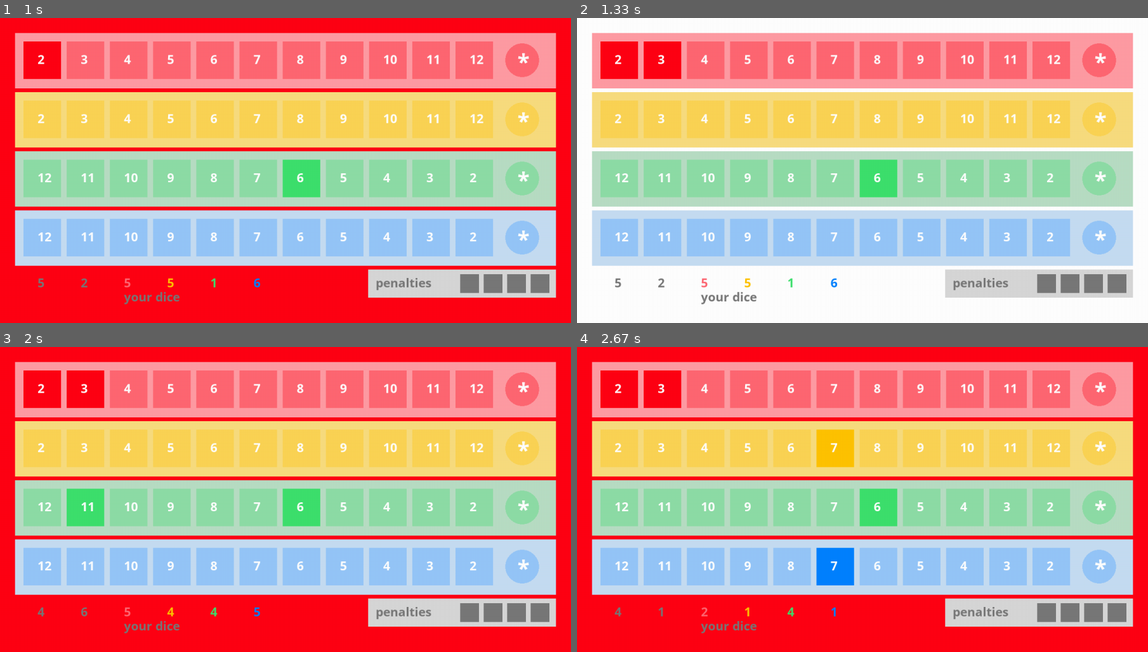
Above: before the commit, frames 1-4 (two rows, left to right).
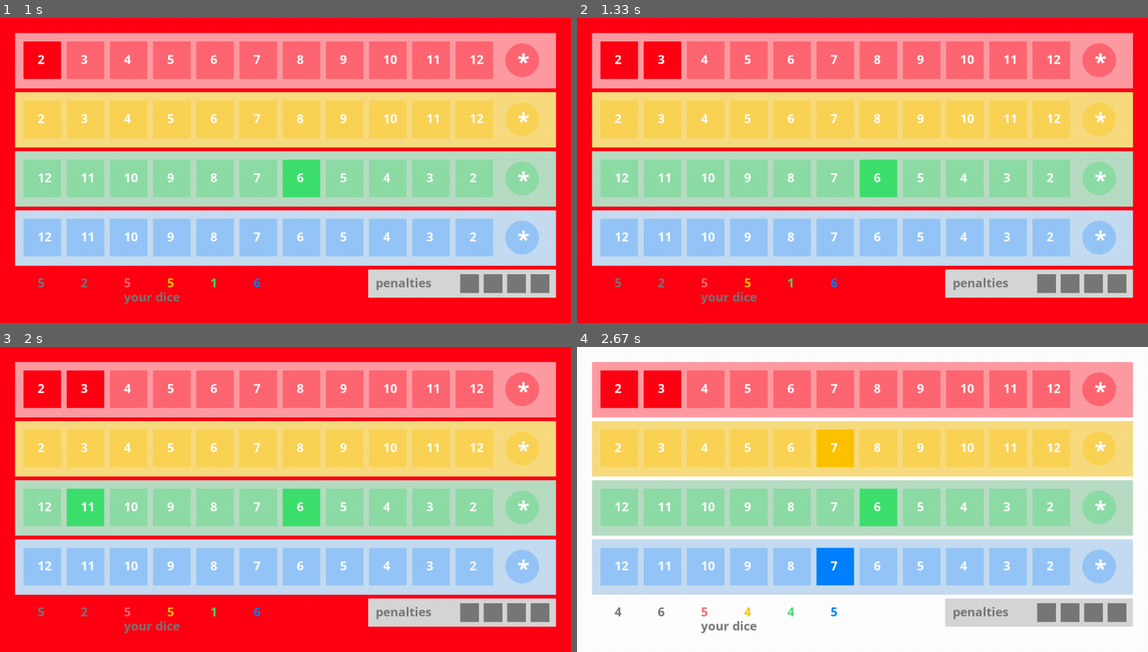
Above: after the commit, the same moments.

Repository: sjanetzki/qwixx-trainer
Game: pygame game, started from game.py
Same seed, same stepped clock (60 frames per second), same inputs: the game is played once before the commit and once after it.
Inputs (mouse positions are in pixels of both pictures, inside the frame that each line leads up to):
- Up to frame 1 (1 s): click (285, 170) at 0.38 s; click "2" at 0.72 s
- Up to frame 2 (1.33 s): click "3" at 1.05 s
- Up to frame 3 (2 s): click (496, 606) at 1.38 s; click (79, 490) at 1.72 s
- Up to frame 4 (2.67 s): click (833, 578) at 2.05 s; click (845, 447) at 2.38 s

Frame 1 is identical in both runs. In frame 2, 29% of the frame differs, in the area x 0-100%, y 0-100%; in frame 3, 0.1%; in frame 4, 29%.

Commit message:
#2 Force human player to redo turn if invalid

Diff:
--- a/game.py
+++ b/game.py
@@ -43,44 +43,40 @@
         return ranking
 
     def make_turn(self, player_index, turn, is_active_player, lst_eyes):
-        is_turn_valid = True
-        is_turn_valid &= (is_active_player
-                          and (lst_eyes[0] + lst_eyes[1] == turn.eyes
-                               or lst_eyes[0] + lst_eyes[turn.row + 2] == turn.eyes
-                               or lst_eyes[1] + lst_eyes[turn.row + 2] == turn.eyes)) \
+        is_turn_valid = turn.row == 4 \
+                         or (is_active_player
+                             and (lst_eyes[0] + lst_eyes[1] == turn.eyes
+                                  or lst_eyes[0] + lst_eyes[turn.row + 2] == turn.eyes
+                                  or lst_eyes[1] + lst_eyes[turn.row + 2] == turn.eyes)) \
                          or (not is_active_player
                              and lst_eyes[0] + lst_eyes[1] == turn.eyes)
 
         is_turn_valid &= self.lst_boards[player_index].cross(turn, self.completed_lines, is_active_player)
-
+        if not (is_turn_valid or isinstance(self.lst_player[player_index], HumanPlayer)):
+            pass
         assert (is_turn_valid or isinstance(self.lst_player[player_index], HumanPlayer))
         if not is_turn_valid:
             self.lst_player[player_index].inform_about_invalid_turn()
+        return is_turn_valid
 
     def play(self) -> None:
-        round = 1
         while True:
-            # print("round: {}".format(round))
             for active_player_index in range(self.player_count):
                 lst_eyes = self.dice.throw()
-                turns_per_player = []
-                for active_or_passive_player_index in range(self.player_count):
-                    player = self.lst_player[active_or_passive_player_index]
-                    if active_player_index != active_or_passive_player_index:
-                        wish = player.cross_passive(lst_eyes)
-                    else:
-                        wish = player.cross_active(lst_eyes)
-                    turns_per_player.append(wish)
-
+                is_turn_valid = False
                 for player_index in range(self.player_count):
-                    turns = turns_per_player[player_index]
-                    for turn in turns:
-                        self.make_turn(player_index, turn, player_index == active_player_index, lst_eyes)
+                    player = self.lst_player[player_index]
+                    while not is_turn_valid:
+                        if active_player_index != player_index:
+                            turns = player.cross_passive(lst_eyes)
+                        else:
+                            turns = player.cross_active(lst_eyes)
+                        for turn in turns:
+                            is_turn_valid = self.make_turn(player_index, turn, player_index == active_player_index, lst_eyes)
                 for player_index in range(self.player_count):
                     self.lst_player[player_index].inform(self.lst_boards, self.completed_lines, player_index)
                 if self.is_completed():
                     return
-            round += 1
 
 
 if __name__ == "__main__":
@@ -88,5 +84,6 @@
     ui.show_background()
     # game = Game([AiPlayer("meep", 2, np.random.randn(18), np.random.randn(18), np.random.randn(18), ui),
     # AiPlayer("gans", 2, np.random.randn(18), np.random.randn(18), np.random.randn(18))])
-    game = Game([HumanPlayer("meep", 2, ui)])
+    game = Game([HumanPlayer("meep", 2, ui),
+                 AiPlayer("meeep", 2, np.random.randn(18), np.random.randn(18), np.random.randn(18))])
     game.play()
--- a/human_player.py
+++ b/human_player.py
@@ -7,10 +7,7 @@
         super().cross_passive(lst_eyes)
 
         assert (self.ui is not None)
-        wish = list()
-        wish.append(self.ui.get_turn())
-        wish.append(self.ui.get_turn())
-        return wish
+        return [self.ui.get_turn()]
 
     def cross_active(self, lst_eyes):
         super().cross_active(lst_eyes)
